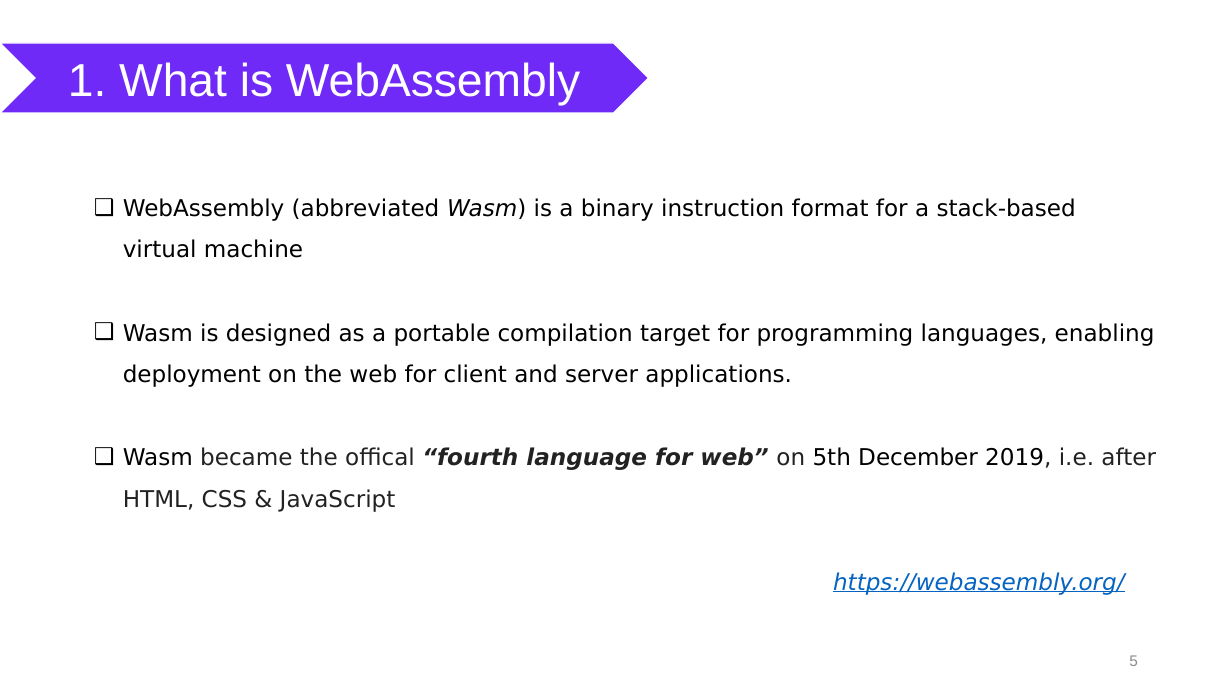
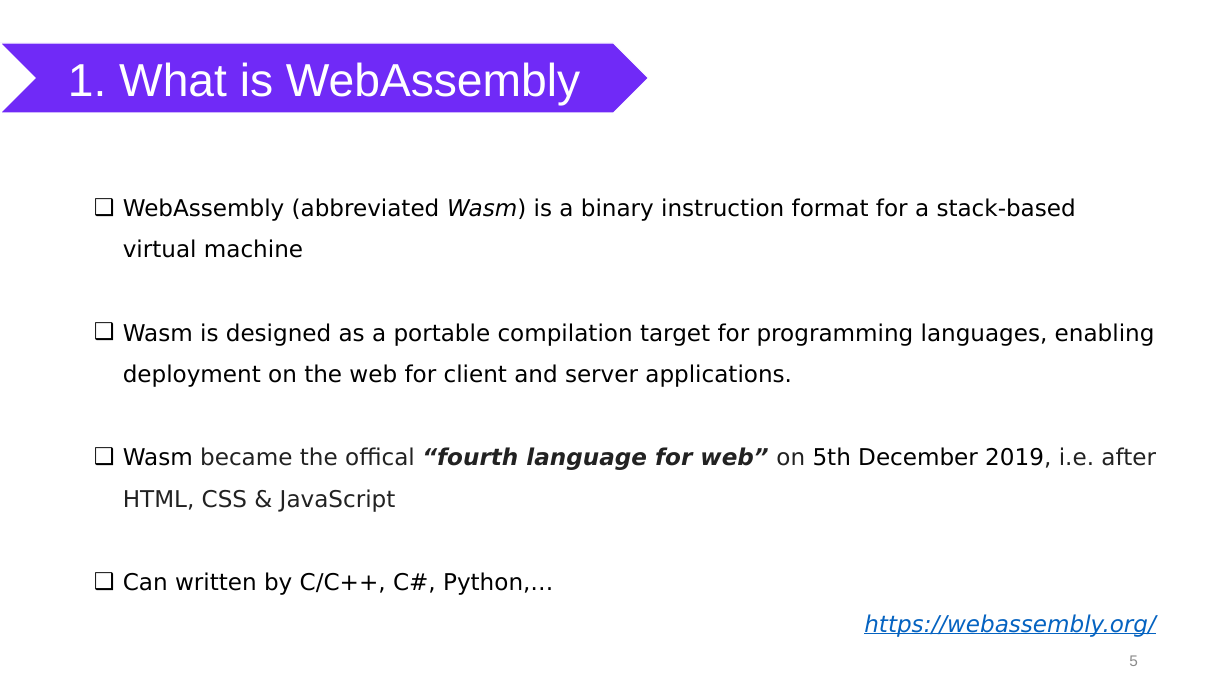
Before and after one commit to nguyenhoanthienit/blazor, a slide deck: slide 5 of Documents/seminar.pptx. Drawn at 1232x693 pixels with LibreOffice and Linux fonts; fonts in the diff are those of the drawing. Boxes give left, top, right and bottom in pixels: in the first picture for what was removed or moved away, otherwise in the second. Text is boxed around its words. In the diff, an @@ line names an element or a change of style, - is before the commit and + after.

```diff
--- a/Documents/seminar.pptx
+++ b/Documents/seminar.pptx
@@ text at box(123, 572, 553, 595): paragraph added @@
+❑ Can written by C/C++, C#, Python,…
@@ text at box(864, 614, 1156, 637): alignment left to right @@
```
Also in this commit, not shown: 2 other slides changed, 1 slide added, 1 slide removed.
